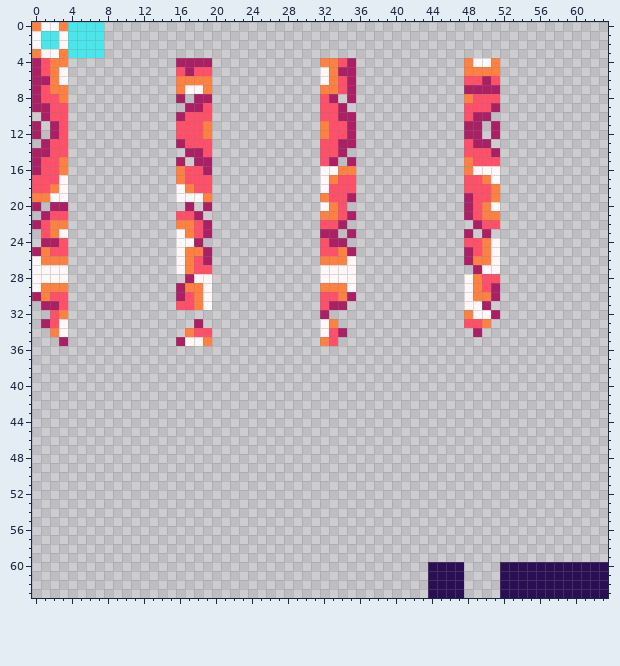
Pixel-art sprite -- DashNBlink/res/tile_sheet.png. Above is the file before it was changed.
The file is 64x64 pixels.
After the commit:
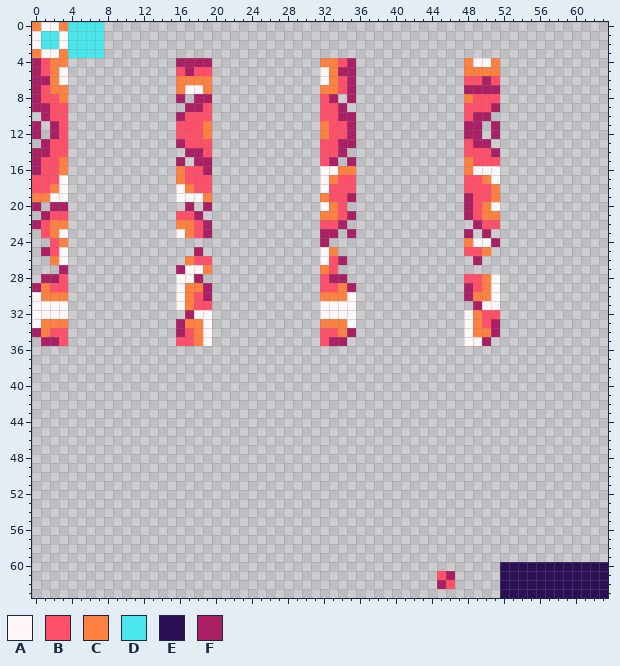
Palette (. is transparent): A #fff7f8  B #ff4f69  C #ff8142  D #49e7ec  E #2b0f54  F #ab1f65
The exact change:
@@ x 0..63 @@
 23 .BCA............ACBF............FF.F............F.F.............
-24 .FFB............AAF.............BFF.............BBCA............
-25 FCBB............ACCF............BBCF............FBCA............
-26 ACCC............ACBF............CCCA............FCCA............
-27 AAAA............ACBB............AAAA.............FAA............
-28 AAAA.............FAA............AAAA............ACBB............
-29 ACCC............FCCA............CCCA............ACBF............
-30 FCBB............FBCA............BBCF............ACCF............
-31 .FFB............BBCA............BFF.............AAF.............
-32 ..BC............................F...............CAAF............
-33 .FBA..............F.............AC..............BBC.............
-34 ..CA.............CBB............ABF..............F..............
-35 ...F............FAAC............CB..............................
+24 ..BC............................F...............CAAF............
+25 .FBA..............F.............AC..............BBC.............
+26 ..CA.............CBB............ABF..............F..............
+27 ...F............FAAC............CB..............................
+28 .FFB............AAF.............BFF.............BBCA............
+29 FCBB............ACCF............BBCF............FBCA............
+30 ACCC............ACBF............CCCA............FCCA............
+31 AAAA............ACBB............AAAA.............FAA............
+32 AAAA.............FAA............AAAA............ACBB............
+33 ACCC............FCCA............CCCA............ACBF............
+34 FCBB............FBCA............BBCF............ACCF............
+35 .FFB............BBCA............BFF.............AAF.............
 36 ................................................................
@@ x 42..49 @@
 59 ........
-60 ..EEEE..
-61 ..EEEE..
-62 ..EEEE..
-63 ..EEEE..
+60 ........
+61 ...BF...
+62 ...FB...
+63 ........
